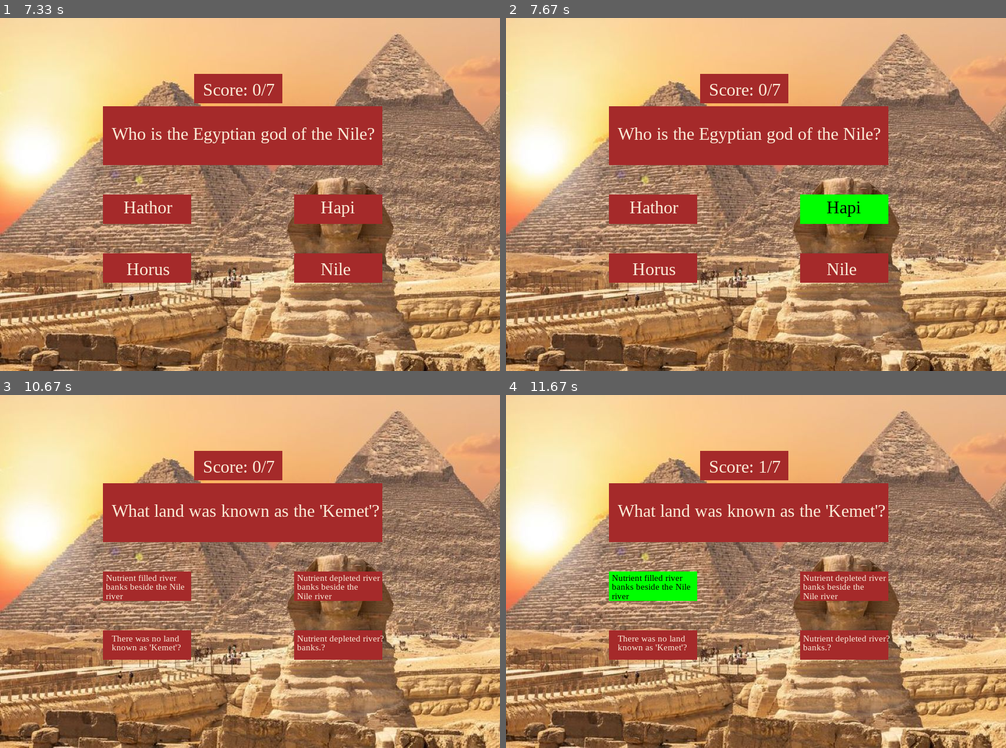
Above: before the commit, frames 1-4 (two rows, left to right).
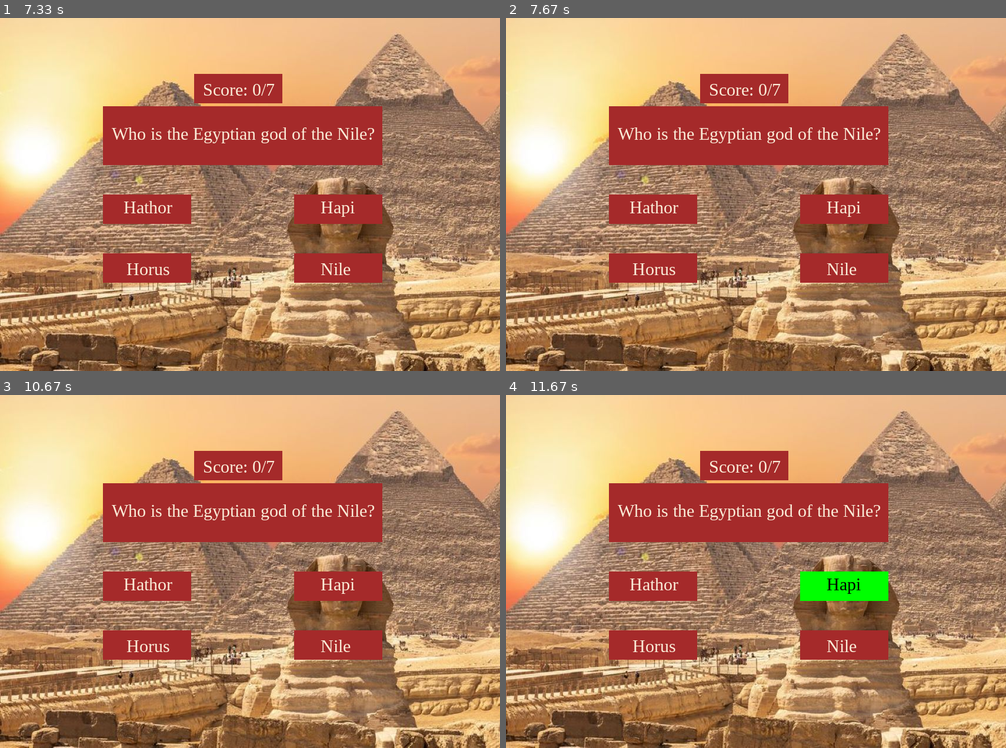
Above: after the commit, the same moments.

Repository: SimoneGhosh/Pygame
Game: pygame game, started from main program V7.py
Two runs of this game, one before a commit and one after it. Both use one fixed random seed, a clock stepped at 60 frames per second and the inputs below.
Inputs (mouse positions are in pixels of both pictures, inside the frame that each line leads up to):
- Up to frame 1 (7.33 s): click "Quiz" at 2.65 s; press the mouse at (145, 236) at 2.97 s; move the mouse to (140, 229) at 3.07 s; release the mouse at (140, 222) at 3.2 s; click "Return" at 3.32 s; click "Review" at 3.82 s; press the mouse at (145, 236) at 4.13 s; move the mouse to (260, 236) at 4.23 s; release the mouse at (375, 229) at 4.37 s; press the mouse at (455, 342) at 4.47 s; move the mouse to (260, 201) at 4.57 s; release the mouse at (70, 60) at 4.7 s; press the mouse at (455, 342) at 4.8 s; move the mouse to (265, 279) at 4.9 s; release the mouse at (80, 212) at 5.03 s; press the mouse at (455, 342) at 5.13 s; move the mouse to (425, 325) at 5.23 s; release the mouse at (400, 303) at 5.37 s; press the mouse at (455, 342) at 5.47 s; move the mouse to (360, 296) at 5.57 s; release the mouse at (265, 247) at 5.7 s; press the mouse at (455, 342) at 5.8 s; move the mouse to (390, 303) at 5.9 s; release the mouse at (325, 265) at 6.03 s; press the mouse at (240, 236) at 6.13 s; move the mouse to (230, 180) at 6.23 s; release the mouse at (225, 120) at 6.37 s; click "Results" at 6.48 s; press the mouse at (340, 236) at 6.8 s; move the mouse to (230, 212) at 6.9 s; release the mouse at (125, 187) at 7.03 s; press the mouse at (340, 236) at 7.13 s; move the mouse to (225, 236) at 7.23 s
- Up to frame 2 (7.67 s): release the mouse at (616, 233) at 7.37 s; press the mouse at (746, 208) at 7.47 s; move the mouse to (806, 247) at 7.57 s
- Up to frame 3 (10.67 s): release the mouse at (360, 663) at 7.7 s
- Up to frame 4 (11.67 s): click (651, 585) at 11.58 s, where only the run before the commit has a clickable "Nutrient filled river"

Frame 1 is identical in both runs. In frame 2, 1.5% of the frame differs, in the area x 58-77%, y 50-59%; in frame 3, 1.9%; in frame 4, 4.2%, in the area x 20-77%, y 18-73%.

Commit message:
Add files via upload

Diff:
--- a/main program V7.py
+++ b/main program V7.py
@@ -1,11 +1,11 @@
 """
 Author: Simone and Mona
-Date: 2022-01-09
-Name: main_program
-Description: added procedures
+Date: 2022-01-18
+Name: Poisonous_pyramid
+Description: Completed program
 """
 
-#Import modules
+#Import modules----------------------------------------------------------------------------------------
 import pygame, sys, os, time
 from pygame.locals import *
 from pygame.color import THECOLORS
@@ -19,26 +19,25 @@
 if platform.system() == "Windows":
     os.environ['SDL_VIDEODRIVER'] = 'windib'
 
-#Initial library itself
+#Initial library itself---------------------------
 pygame.init()
 
 
-
-#Set-up the main screen display window
+#Set-up the main screen display window-----------------------------------------------------------------
 size = (850,600)
 window = pygame.display.set_mode(size)
 pygame.display.set_caption('Poisonous Pyramid')
 screen = pygame.display.get_surface()
 
-#Change the logo of our window
+#Change the logo of our window--------------------
 pygame_icon = pygame.image.load("images/logo.png")
 pygame.display.set_icon(pygame_icon)
 
-#Clock
+#Clock---------------------------------------------
 clock = pygame.time.Clock()
 refresh_rate=30
 
-#Adding music
+#Adding music--------------------------------------
 # Starting the mixer
 mixer.init()
 # Loading the song
@@ -46,9 +45,9 @@
 # Setting the volume
 mixer.music.set_volume(0.3)
 # Start playing the song
-mixer.music.play()
-
-#Setting up the font and the size
+mixer.music.play(-1) #<-- -1 plays music in a loop
+
+#Setting up the font and the size-------------------------
 myfont_title = pygame.font.SysFont("Papyrus", 60)
 myfont_body = pygame.font.SysFont("times new roman", 30)
 myfont_small = pygame.font.SysFont("times new roman", 15)
@@ -58,7 +57,8 @@
 test=pygame.display.get_driver()
 
 
-#Procedures and functions
+#Procedures and functions------------------------------------------------------------------------------
+#Procedure to display quiz button-------------------------
 def question():
     screen.blit(surface,(0,0))
     pygame.draw.rect(screen, THECOLORS['brown'], (175, 150, 475, 100))
@@ -67,16 +67,20 @@
     pygame.draw.rect(screen, THECOLORS['brown'], (175, 400, 150, 50))
     pygame.draw.rect(screen, THECOLORS['brown'], (500, 400, 150, 50))
 
+#Procedure to display sentences---------------------------
 def phrase(font, answer, colour, width, length):
     screen.blit(font.render(answer, 1, THECOLORS[colour]), (width,length))
 
+#Procedures to display quiz score-------------------------
 def score(correct_answers):
     pygame.draw.rect(screen, THECOLORS['brown'], (330, 95, 150, 50))
     screen.blit(myfont_body.render("Score: "+str(correct_answers)+"/7", 1, THECOLORS['antiquewhite']), (345,105))
 
+#Procedure to display buttons-----------------------------
 def button(colour, x_value, y_value, width, length):
     pygame.draw.rect(screen, THECOLORS[colour], (x_value, y_value, width, length))
 
+#Procedure to display next and back buttons for lesson----
 def next_button_back_button():
     pygame.draw.rect(screen, THECOLORS['antiquewhite'], (720, 525, 100, 60))
     pygame.draw.rect(screen, THECOLORS['brown'], (725, 530, 90, 50))
@@ -84,21 +88,26 @@
     pygame.draw.rect(screen, THECOLORS['antiquewhite'], (610, 525, 100, 60))
     pygame.draw.rect(screen, THECOLORS['brown'], (615, 530, 90, 50))
     screen.blit(myfont_body.render("BACK", 1, THECOLORS['antiquewhite']), (620,538))
+
+#Procedure to display main menu button--------------------
 def main_menu_button():
     pygame.draw.rect(screen, THECOLORS['antiquewhite'], (325, 495, 180, 60))
     pygame.draw.rect(screen, THECOLORS['brown'], (330, 500, 170, 50))
     screen.blit(myfont_body.render("Main Menu", 1, THECOLORS['antiquewhite']), (345,505))
 
+#Procedure to display lesson button-----------------------
 def lesson_button():
     pygame.draw.rect(screen, THECOLORS['antiquewhite'], (525, 495, 180, 60))
     pygame.draw.rect(screen, THECOLORS['brown'], (530, 500, 170, 50))
     screen.blit(myfont_body.render("Lesson", 1, THECOLORS['antiquewhite']), (565,505))
 
+#Procedure to display restart button----------------------
 def restart_button():
     pygame.draw.rect(screen, THECOLORS['antiquewhite'], (125, 495, 180, 60))
     pygame.draw.rect(screen, THECOLORS['brown'], (130, 500, 170, 50))
     screen.blit(myfont_body.render("Restart", 1, THECOLORS['antiquewhite']), (170,505))
 
+#Procedure to fade the screen to black--------------------
 def fade(width, height):
     fade = pygame.Surface((width, height))
     fade.fill((0,0,0))
@@ -113,7 +122,7 @@
             break
 
 
-# The Game Loop
+# The Game Loop------------------------------------------------------------------------------------------------------------------------------------------
 running=True
 show="title screen"
 correct_answers = 0
@@ -1207,41 +1216,51 @@
                 phrase(myfont_body, "Quiz", "antiquewhite", 545, 360)
 
 
-        # The Event Loop #
+        # The Event Loop---------------------------------------------------------------------------------------------------------------------------------
         events=pygame.event.get()
 
-        #Allow user to click buttons
+        #Allow user to click buttons----------------------------------------------------------------------------------
         for event in events:
             pos = pygame.mouse.get_pos()
             butt = pygame.mouse.get_pressed()
             x=pos[0]
             y=pos[1]
 
-            #Main menu buttons
+            #Main menu buttons----------------------------------------------------------------------------------------
             if show=="main menu":
+                #Button for intructions
                 if x>175 and x<175+150 and y>300 and y<300+50 and butt[0]==1:
                     show = "instructions"
+
+                #Button for lesson
                 elif x>335 and x<335+150 and y>300 and y<300+50 and butt[0]==1:
                     show = "lesson"
+
+                #Button for review
                 elif x>500 and x<500+150 and y>300 and y<300+50 and butt[0]==1:
                     show = "review"
+
+                #Button for quiz
                 elif x>250 and x<250+150 and y>400 and y<400+50 and butt[0]==1:
                     show = "quiz"
+
+                #Button for results
                 elif x>425 and x<425+150 and y>400 and y<400+50 and butt[0]==1:
                     show = "results"
 
+            #Intructions----------------------------------------------------------------------------------------------
             elif show=="instructions":
                 if x>350 and x<350+150 and y>545 and y<545+50 and butt[0]==1:
                     show = "main menu"
 
-            #Instruction button (return)-------------------------------------------------------------
+            #Lesson---------------------------------------------------------------------------------------------------
             elif show == "lesson": #from lesson page
                 #start button
                 if x>475 and x<475+285 and y>315 and y<315+110 and butt[0]==1:
                     show = "lesson 1"
+                #Main mneu button
                 elif x>105 and x<105+285 and y>315 and y<315+110 and butt[0]==1:
                     show = "main menu"
-
 
                 #UNIT BUTTONS
                 #to lesson 1
@@ -1260,9 +1279,6 @@
                 elif x>682 and x<682+158 and y>485 and y<485+95 and butt[0]==1:
                     show = "lesson 5"
 
-
-
-
             #NEXT AND BACK
             elif show=="lesson 1":
                 #next button to lesson 2
@@ -1272,8 +1288,6 @@
                 elif x>610 and x<610+100 and y>525 and y<525+60 and butt[0]==1:
                     show="lesson"
 
-
-
             elif show=="lesson 2":
                 #next button to lesson 3
                 if x>720 and x<720+100 and y>525 and y<525+60 and butt[0]==1:
@@ -1282,7 +1296,6 @@
                 elif x>610 and x<610+100 and y>525 and y<525+60 and butt[0]==1:
                     show="lesson 1"
 
-
             elif show=="lesson 3":
                 #next button to lesson 4
                 if x>720 and x<720+100 and y>525 and y<525+60 and butt[0]==1:
@@ -1307,19 +1320,21 @@
                 elif x>610 and x<610+100 and y>525 and y<525+60 and butt[0]==1:
                     show="lesson 4"
 
+            #Final page
             elif show=="done":
-
                 #go to main menu
                 if x>495 and x<495+285 and y>150 and y<150+110 and butt[0]==1:
                     show = "main menu"
 
+                #GO to lesson
                 elif x>495 and x<495+285 and y>295 and y<295+110 and butt[0]==1:
                     show="lesson"
 
+                #Go to review
                 elif x>495 and x<495+285 and y>440 and y<440+110 and butt[0]==1:
                     show="review"
-            #-----------------------------------------------------------------
-            #Review buttons
+
+            #Review buttons=------------------------------------------------------------------------------------------
             elif show=="review":
                 if x>175 and x<175+150 and y>350 and y<350+50 and butt[0]==1:
                     show="lesson"
@@ -1328,13 +1343,15 @@
                 elif x>500 and x<500+150 and y>350 and y<350+50 and butt[0]==1:
                     show="review Q1"
 
-            elif show=="answering Q1":
+            #Question 1
+            elif show=="review Q1":
                 if x>175 and x<175+475 and y>300 and y<300+50 and butt[0]==1:
-                    show="answered Q1"
+                    show="answered RQ1"
                     ready=True
                 elif x>175 and x<175+475 and y>400 and y<400+50 and butt[0]==1:
                     show="answered RQ1"
 
+            #Answers to Question 1
             elif show=="prepared":
                 if x>175 and x<175+150 and y>350 and y<350+50 and butt[0]==1:
                     show="lesson"
@@ -1343,6 +1360,7 @@
                 elif x>500 and x<500+150 and y>350 and y<350+50 and butt[0]==1:
                     show="hidden path"
 
+            #Ask user if they want to take a short cut
             elif show=="hidden path":
                 if x>175 and x<175+475 and y>300 and y<300+50 and butt[0]==1:
                     show="map 1"
@@ -1350,6 +1368,7 @@
                 elif x>175 and x<175+475 and y>400 and y<400+50 and butt[0]==1:
                     show="map 1"
 
+            #Question 2
             elif show=="review Q2":
                 if path_taken:
                     if x>175 and x<175+475 and y>300 and y<300+50 and butt[0]==1:
@@ -1367,16 +1386,18 @@
                     elif x>500 and x<500+150 and y>400 and y<400+50 and butt[0]==1:
                         show="ending 1"
 
+            #User finds a match or dies
             elif show=="find match":
-                if x>765 and x<765+24 and y>175 and y<175+24 and butt[0]==1:
+                if x>765 and x<765+24 and y>175 and y<175+24 and butt[0]==1: #<-- match
                     show="map 3"
-                elif event.type == timer_event:
+                elif event.type == timer_event: #<-- timer
                     counter -= 1
                     text = myfont_title.render(str(counter), True, (THECOLORS["antiquewhite"]))
                     if counter == 0:
                         pygame.time.set_timer(timer_event, 0)
                         show="ending 2"
 
+            #Question 3
             elif show=="review Q3":
                 if x>175 and x<175+200 and y>300 and y<300+50 and butt[0]==1:
                     show="ending 1"
@@ -1387,6 +1408,7 @@
                 elif x>450 and x<450+200 and y>400 and y<400+50 and butt[0]==1:
                     show="map 4"
 
+            #Question 4
             elif show=="review Q4":
                 if x>175 and x<175+200 and y>300 and y<300+50 and butt[0]==1:
                     show="ending 1"
@@ -1397,6 +1419,7 @@
                 elif x>450 and x<450+200 and y>400 and y<400+50 and butt[0]==1:
                     show="ending 1"
 
+            #User chooses to drink, eat, or sleep. And if they decide to drink they continue, else they die
             elif show=="drink eat sleep":
                 if x>175 and x<175+475 and y>250 and y<250+50 and butt[0]==1:
                     show="map 6"
@@ -1405,6 +1428,7 @@
                 elif x>175 and x<175+475 and y>450 and y<450+50 and butt[0]==1:
                     show="ending 3a"
 
+            #Question 5
             elif show=="review Q5":
                 if x>175 and x<175+150 and y>300 and y<300+50 and butt[0]==1:
                     show="ending 1"
@@ -1415,23 +1439,27 @@
                 elif x>500 and x<500+150 and y>400 and y<400+50 and butt[0]==1:
                     show="ending 1"
 
+            #Endings (deaths)
             elif show=="ending 1" or show=="ending 2" or show=="ending 3a" or show=="ending 3b" or show=="ending 4":
+                #Main menu
                 if x>330 and x<330+170 and y>500 and y<500+50 and butt[0]==1:
                     show="main menu"
+                #Lesson
                 elif x>530 and x<330+170 and y>500 and y<500+50 and butt[0]==1:
                     show="lesson"
+                #Review
                 elif x>130 and x<330+170 and y>500 and y<500+50 and butt[0]==1:
                     show="review"
 
-            #-----------------------------------------------------------------
-            #Quiz buttons
+            #Quiz-----------------------------------------------------------------------------------------------------
             elif show=="quiz":
-                if x>175 and x<175+150 and y>350 and y<350+50 and butt[0]==1:
+                if x>175 and x<175+150 and y>350 and y<350+50 and butt[0]==1: #<-- go to lesson
                     show="lesson"
-                elif x>335 and x<335+150 and y>350 and y<350+50 and butt[0]==1:
+                elif x>335 and x<335+150 and y>350 and y<350+50 and butt[0]==1: #<-- go to main menu
                     show="main menu"
-                elif x>500 and x<500+150 and y>350 and y<350+50 and butt[0]==1:
+                elif x>500 and x<500+150 and y>350 and y<350+50 and butt[0]==1: #<-- start quiz
                     show="answering Q1"
+
             #Question 1
             elif show=="answering Q1":
                 if x>175 and x<175+150 and y>300 and y<300+50 and butt[0]==1:
@@ -1443,6 +1471,7 @@
                     show="answered Q1"
                 elif x>500 and x<500+150 and y>400 and y<400+50 and butt[0]==1:
                     show="answered Q1"
+
             #Question 2
             elif show=="answering Q2":
                 if x>175 and x<175+150 and y>300 and y<300+50 and butt[0]==1:
@@ -1454,6 +1483,7 @@
                     show="answered Q2"
                 elif x>500 and x<500+150 and y>400 and y<400+50 and butt[0]==1:
                     show="answered Q2"
+
             #Question 3
             elif show=="answering Q3":
                 if x>175 and x<175+150 and y>300 and y<300+50 and butt[0]==1:
@@ -1465,6 +1495,7 @@
                     show="answered Q3"
                 elif x>500 and x<500+150 and y>400 and y<400+50 and butt[0]==1:
                     show="answered Q3"
+
             #Question 4
             elif show=="answering Q4":
                 if x>175 and x<175+150 and y>300 and y<300+50 and butt[0]==1:
@@ -1476,6 +1507,7 @@
                 elif x>500 and x<500+150 and y>400 and y<400+50 and butt[0]==1:
                     correct_answers += 1
                     show="answered Q4"
+
             #Question 5
             elif show=="answering Q5":
                 if x>175 and x<175+150 and y>300 and y<300+50 and butt[0]==1:
@@ -1487,6 +1519,7 @@
                     show="answered Q5"
                 elif x>500 and x<500+150 and y>400 and y<400+50 and butt[0]==1:
                     show="answered Q5"
+
             #Quesiton 6
             elif show=="answering Q6":
                 if x>175 and x<175+150 and y>300 and y<300+50 and butt[0]==1:
@@ -1498,6 +1531,7 @@
                 elif x>500 and x<500+150 and y>400 and y<400+50 and butt[0]==1:
                     correct_answers += 1
                     show="answered Q6"
+
             #Question 7
             elif show=="answering Q7":
                 if x>175 and x<175+150 and y>300 and y<300+50 and butt[0]==1:
@@ -1509,6 +1543,7 @@
                     show="answered Q7"
                 elif x>500 and x<500+150 and y>400 and y<400+50 and butt[0]==1:
                     show="answered Q7"
+
             #View results or return to main menu
             elif show=="complete":
                 if x>175 and x<175+150 and y>350 and y<350+50 and butt[0]==1:
@@ -1516,18 +1551,21 @@
                 elif x>500 and x<500+150 and y>350 and y<350+50 and butt[0]==1:
                     show="results"
 
-            #Results
+            #Results--------------------------------------------------------------------------------------------------
             if show=="results":
+                #If the quiz is completed
                 if quiz_completed:
-                    if x>325 and x<325+175 and y>450 and y<450+50 and butt[0]==1:
+                    if x>325 and x<325+175 and y>450 and y<450+50 and butt[0]==1: #<-- main menu button
                         show="main menu"
+
+                #If user has not completed quiz
                 else:
-                    if x>175 and x<175+150 and y>350 and y<350+50 and butt[0]==1:
+                    if x>175 and x<175+150 and y>350 and y<350+50 and butt[0]==1: #<-- main menu button
                         show="main menu"
-                    elif x>500 and x<500+150 and y>350 and y<350+50 and butt[0]==1:
+                    elif x>500 and x<500+150 and y>350 and y<350+50 and butt[0]==1: #<-- start quiz button
                         show="quiz"
 
-            #Exit
+            #Exit-----------------------------------------------------------------------------------------------------
             if(event.type == QUIT or (event.type==KEYDOWN and event.key==K_ESCAPE)):
                 x=0
                 y=0
@@ -1543,6 +1581,6 @@
 
         pygame.display.update()
 
-# Event Handling End #
+# Event Handling End #-----------------------------------------------------------------------------------------------------------------------------------
 finally:
     pygame.quit()  # Keep this IDLE friendly
